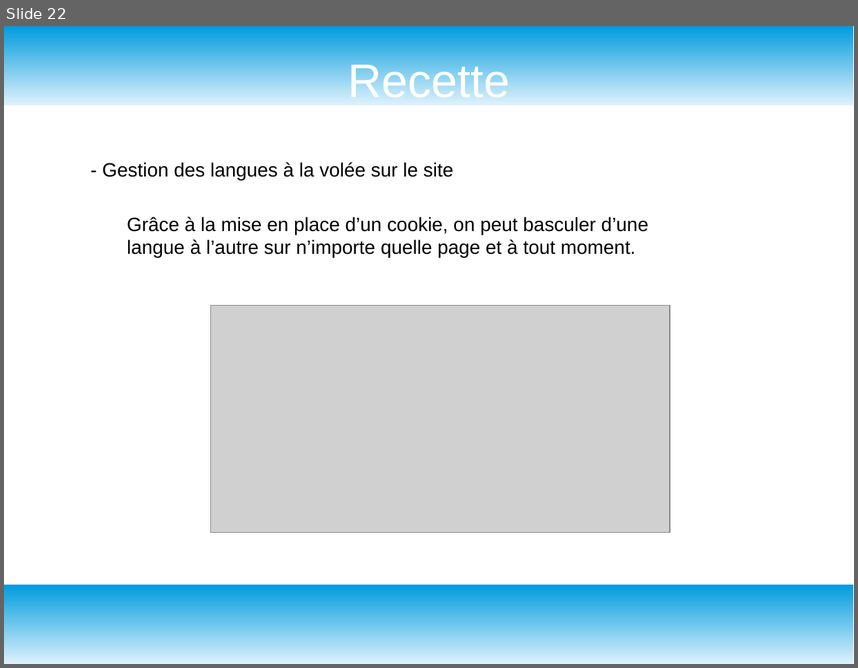
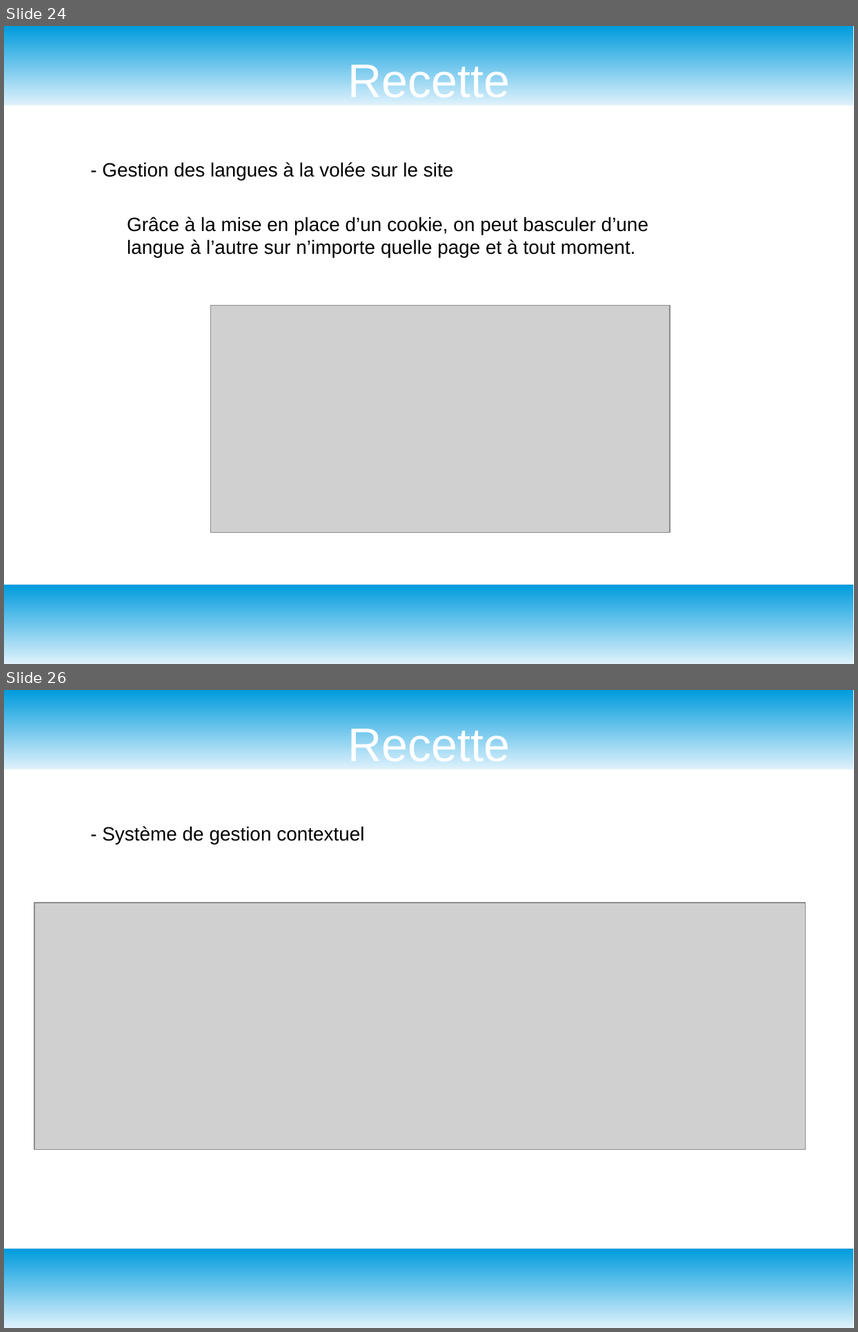
Before and after one commit to GuyomH/Fil-Rouge, a slide deck: assets/grand angle diapo.odp. Shown one above the other, each under a label of ours: slide 22 before the commit, slides 24 and 26 after it; the slides between them are not shown. The pictures are 858x668 and 858x1332 pixels, drawn with LibreOffice and Linux fonts; fonts in the diff are those of the drawing; grey boxes stand for pictures. Boxes give left, top, right and bottom in pixels: in the first picture for what was removed or moved away, otherwise in the second. Text is boxed around its words. In the diff, an @@ line names an element or a change of style, - is before the commit and + after.

```diff
--- a/assets/grand angle diapo.odp
+++ b/assets/grand angle diapo.odp
@@ slide 26 added at bbox=[4, 690, 854, 1328], background #FFFFFF; not listed: 2 template elements that a slide beside it also shows @@
@@ title added at bbox=[348, 723, 510, 762], 44 pt, text #FFFFFF @@
+Recette
@@ text added at bbox=[102, 826, 364, 844], 18 pt, text #000000 @@
+- Système de gestion contextuel
@@ picture added at bbox=[34, 903, 806, 1150] @@
@@ what was slide 22 is now slide 24 @@
```
Also in this commit, not shown: 4 slides changed, 4 other slides added, 1 slide removed, 7 other files.
